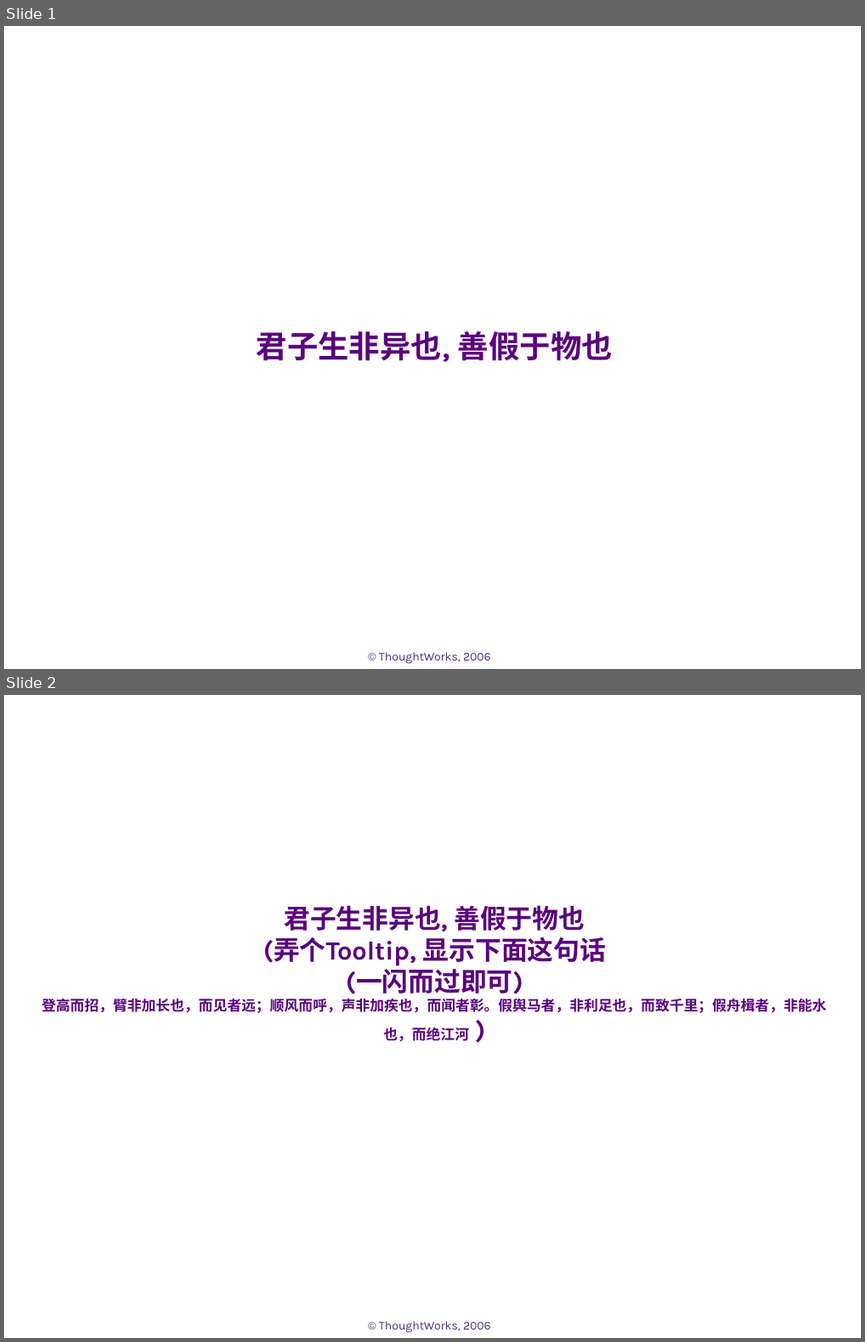
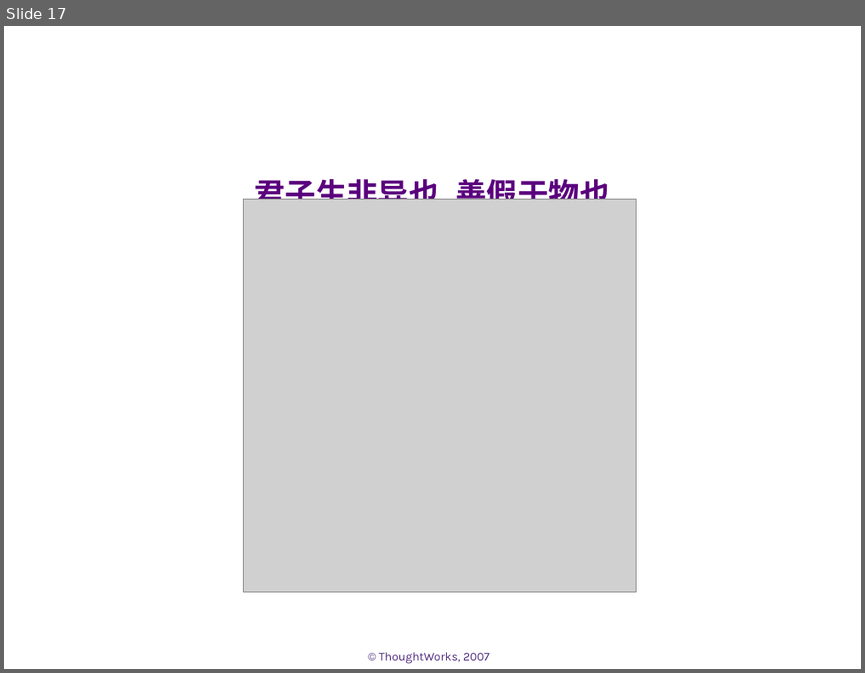
Before and after one commit to whimet/agilechina, a slide deck: docs/demo.ppt. Shown one above the other, each under a label of ours: slides 1 and 2 before the commit, slide 17 after it. The pictures are 865x1342 and 865x673 pixels, drawn with LibreOffice and Linux fonts; fonts in the diff are those of the drawing; grey boxes stand for pictures; background and template pictures are left out. Boxes give left, top, right and bottom in pixels: in the first picture for what was removed or moved away, otherwise in the second. Text is boxed around its words. In the diff, an @@ line names an element or a change of style, - is before the commit and + after.

```diff
--- a/docs/demo.ppt
+++ b/docs/demo.ppt
@@ slide 2 removed at (4,695,861,1338), background #FFFFFF; not listed: 1 template element that a slide beside it also shows @@
@@ title removed at (41,905,826,1041) @@
-君子生非异也, 善假于物也
-(弄个Tooltip, 显示下面这句话
-(一闪而过即可)
-登高而招，臂非加长也，而见者远；顺风而呼，声非加疾也，而闻者彰。假舆马者，非利足也，而致千里；假舟楫者，非能水也，而绝江河 )
@@ what was slide 1 is now slide 17 @@
@@ slide 17 changed as well @@
@@ title "君子生非异也, 善假于物也": place and size @@
-title "君子生非异也, 善假于物也" at (256,331,613,362)
+title "君子生非异也, 善假于物也" at (254,174,610,199)
@@ title "君子生非异也, 善假于物也" at (254,174,610,199): line spacing 1 to 0.95; vertical alignment bottom to middle @@
@@ picture added at (244,199,636,591) @@
@@ text at (379,652,489,664): text changed @@
-© ThoughtWorks, 2006
+© ThoughtWorks, 2007
```
Also in this commit, not shown: 9 other slides changed, 8 slides added, 9 other slides removed.
